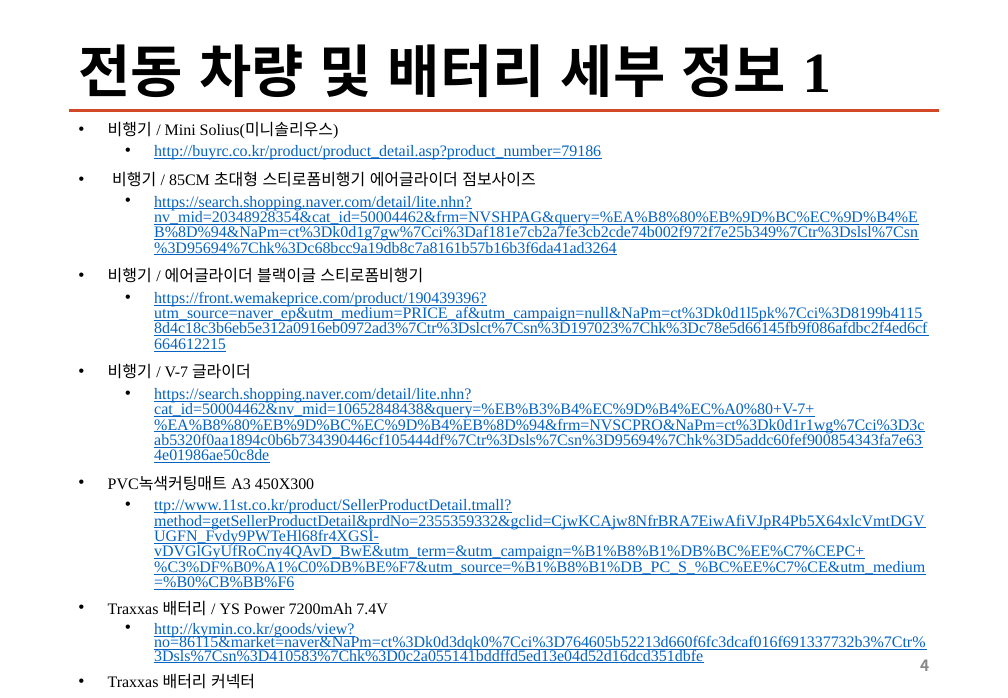
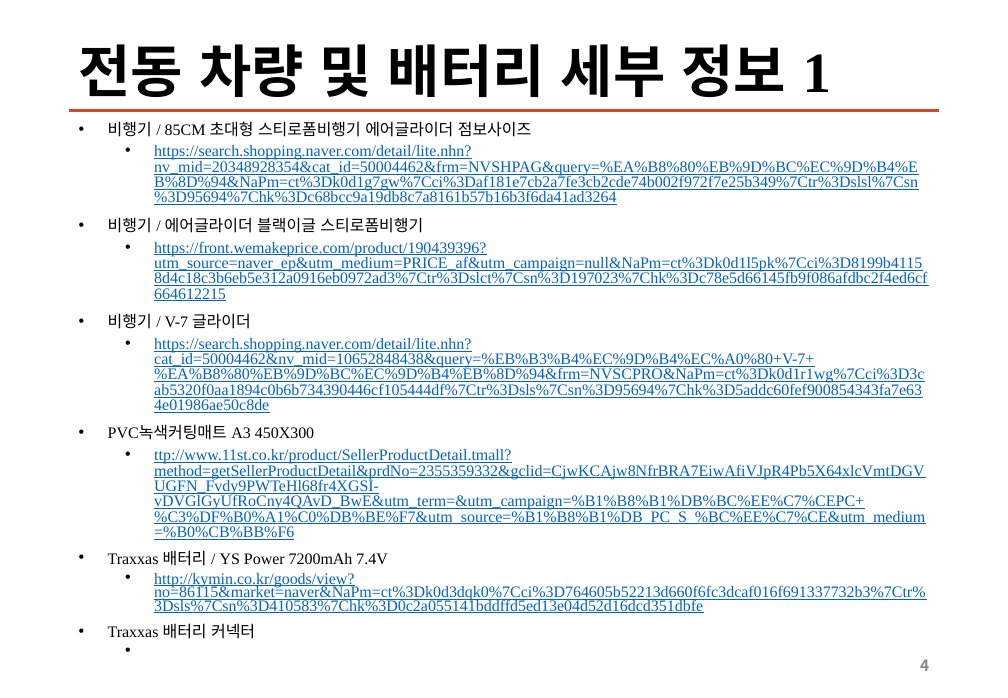
Before and after one commit to sunabove/autopilot_doc, a slide deck: slide 4 of 120 구매/109 자율비행 구매 계획서 9월 2주 V1.0.pptx. Drawn at 1008x698 pixels with LibreOffice and Linux fonts; fonts in the diff are those of the drawing. Boxes give left, top, right and bottom in pixels: in the first picture for what was removed or moved away, otherwise in the second. Text is boxed around its words. In the diff, an @@ line names an element or a change of style, - is before the commit and + after.

```diff
--- a/120 구매/109 자율비행 구매 계획서 9월 2주 V1.0.pptx
+++ b/120 구매/109 자율비행 구매 계획서 9월 2주 V1.0.pptx
@@ text at bbox=[108, 121, 601, 160]: paragraphs removed @@
-• 비행기 / Mini Solius(미니솔리우스)
-  • http://buyrc.co.kr/product/product_detail.asp?product_number=79186
```
Also in this commit, not shown: 1 other slide changed, 10 other files.
